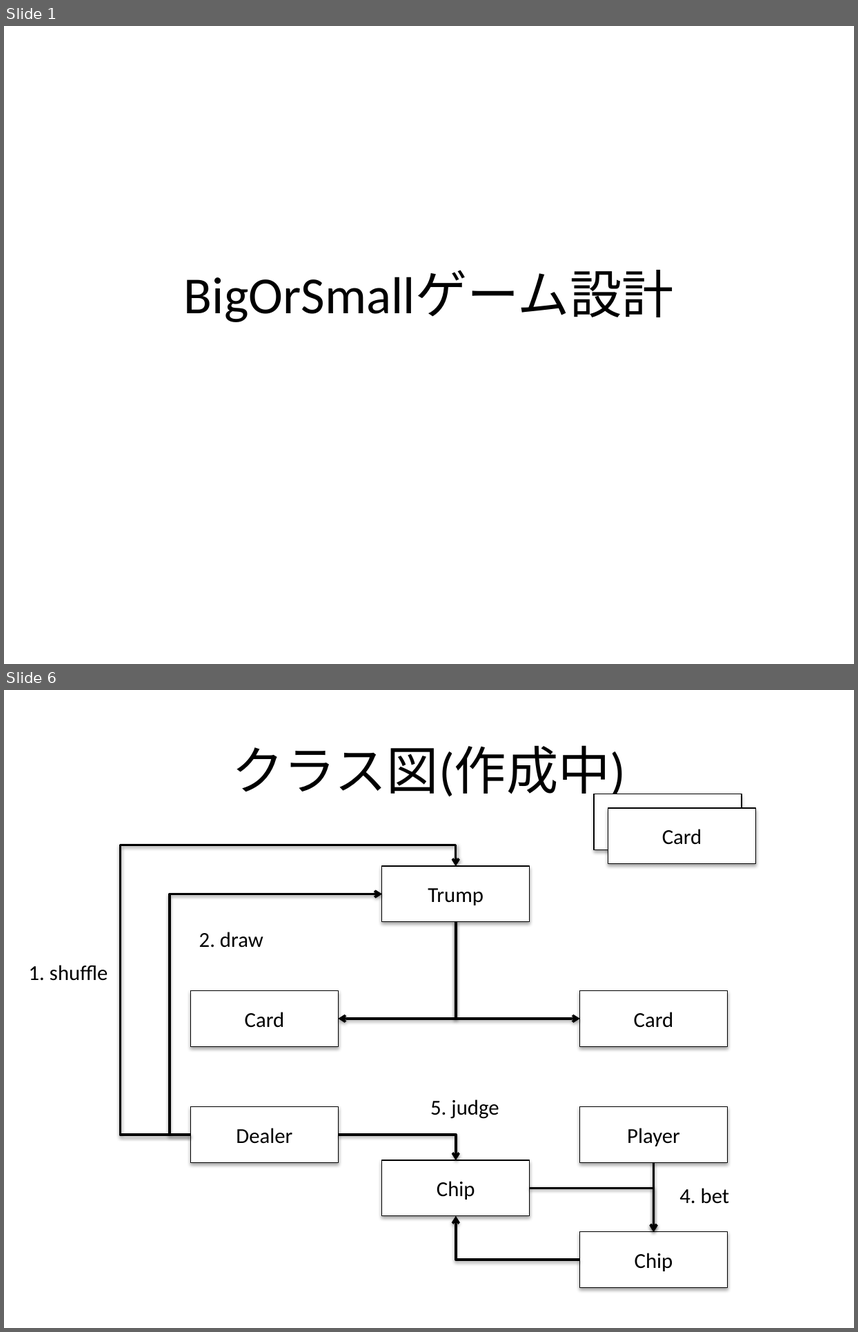
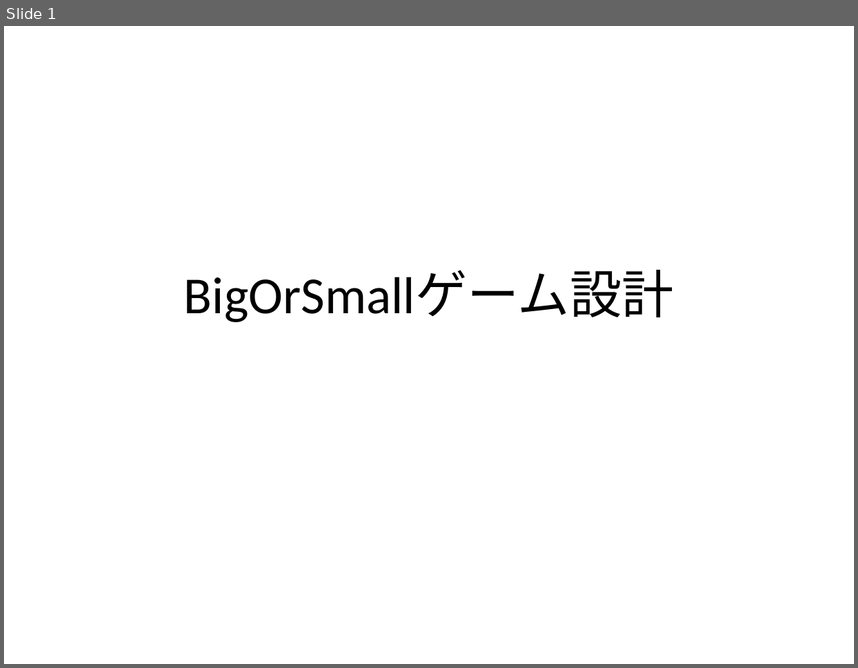
Before and after one commit to unokun/BigOrSmallM, a slide deck: docs/BigOrSmallゲーム設計.pptx. Shown one above the other, each under a label of ours: slides 1 and 6 before the commit, slide 1 after it; the slides between them are not shown. The pictures are 858x1332 and 858x668 pixels, drawn with LibreOffice and Linux fonts; fonts in the diff are those of the drawing. Boxes give left, top, right and bottom in pixels: in the first picture for what was removed or moved away, otherwise in the second. Text is boxed around its words. In the diff, an @@ line names an element or a change of style, - is before the commit and + after.

```diff
--- a/docs/BigOrSmallゲーム設計.pptx
+++ b/docs/BigOrSmallゲーム設計.pptx
@@ slide 6 removed at bbox=[4, 690, 854, 1328], background #FFFFFF @@
@@ title removed at bbox=[232, 745, 626, 802] @@
-クラス図(作成中)
@@ rectangle removed at bbox=[594, 793, 742, 850] @@
-Card
@@ rectangle removed at bbox=[608, 808, 756, 865] @@
-Card
@@ elbow arrow removed from (191, 1134) to (456, 866) @@
@@ rectangle removed at bbox=[382, 866, 530, 922] @@
-Trump
@@ elbow arrow removed from (191, 1134) to (382, 894) @@
@@ text removed at bbox=[199, 931, 263, 947] @@
-2. draw
@@ elbow arrow removed from (456, 922) to (338, 1018) @@
@@ elbow arrow removed from (456, 922) to (579, 1018) @@
@@ text removed at bbox=[29, 965, 108, 980] @@
-1. shuffle
@@ rectangle removed at bbox=[191, 991, 339, 1047] @@
-Card
@@ rectangle removed at bbox=[579, 991, 727, 1047] @@
-Card
@@ text removed at bbox=[430, 1099, 499, 1118] @@
-5. judge
@@ rectangle removed at bbox=[191, 1107, 339, 1163] @@
-Dealer
@@ rectangle removed at bbox=[579, 1107, 727, 1163] @@
-Player
@@ elbow arrow removed from (338, 1134) to (456, 1160) @@
@@ rectangle removed at bbox=[382, 1160, 530, 1216] @@
-Chip
@@ arrow removed from (653, 1162) to (653, 1232) @@
@@ elbow arrow removed from (529, 1188) to (653, 1232) @@
@@ text removed at bbox=[680, 1187, 730, 1203] @@
-4. bet
@@ elbow arrow removed from (579, 1259) to (456, 1215) @@
@@ rectangle removed at bbox=[579, 1232, 727, 1288] @@
-Chip
```
Also in this commit, not shown: 4 slides changed, 3 slides added, 1 other file.
